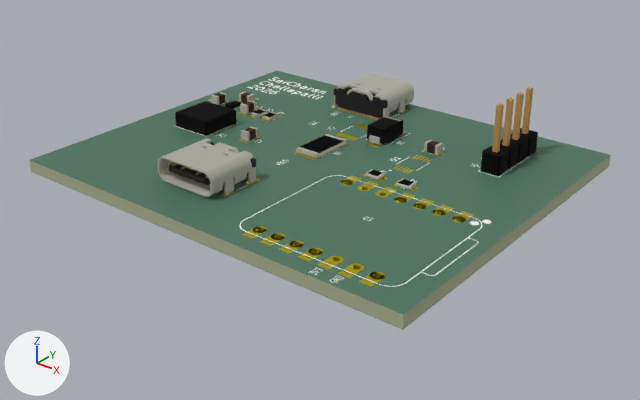
The glTF model powersense.glb as it was, and as the next commit left it.
Rendered twice from a 50 mm camera at (0.2, -0.1776, 0.0454) aimed at (0.1378, -0.0999, -0.0027). Arrows for +X, +Y and +Z are at lower left; the lights stay in place. The picture after the commit comes second. Where no turn or scale is listed for an object, it has been applied to the vertices.

Names of what the first picture shows: '86', '=>[0:1:1:21]', '=>[0:1:1:23]', '=>[0:1:1:24]', '=>[0:1:1:25]', '=>[0:1:1:26]', '=>[0:1:1:28]', '=>[0:1:1:5]', '=>[0:1:1:5].001', '=>[0:1:1:9]' and 11 more.
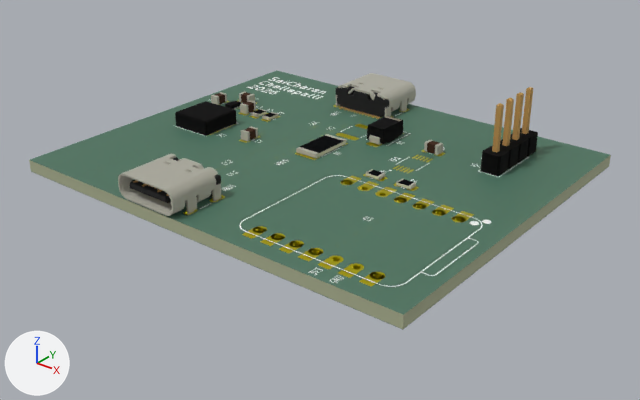
The change in detail:
Object '=>[0:1:1:5]' (ob_0_1_1_5) moves from (0.13, -0.07769, 0.0016) to (0.13, -0.07725, 0.0016).
Object '=>[0:1:1:5].001' (ob_0_1_1_5__001) moves from (0.12957, -0.11092, 0.0016) to (0.12968, -0.11693, 0.0016).

What differs and where, as boxes [x1, y1, x2, y2] in the pictures (640 x 400 px):
'=>[0:1:1:5].001', moved
    before: [157, 139, 256, 197]
    after: [118, 154, 222, 216]
'=>[0:1:1:5]', moved
    before: [334, 74, 414, 119]
    after: [336, 73, 416, 118]
